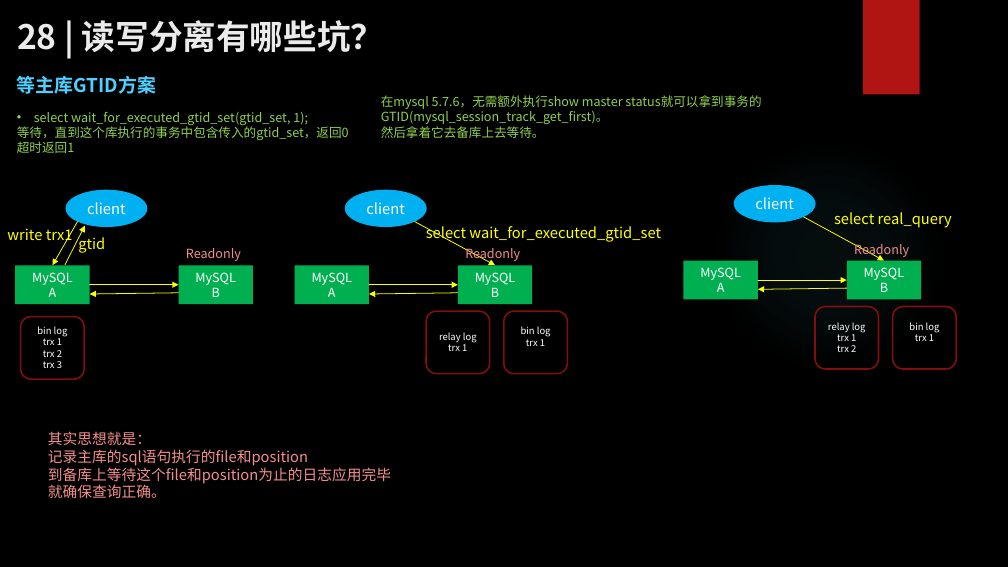
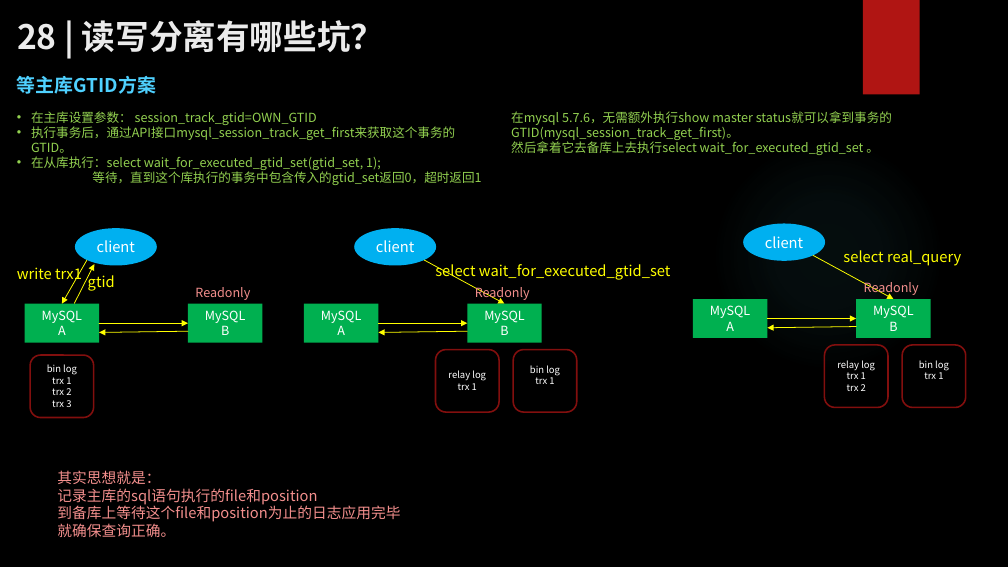
Before and after one commit to zhangkekf/reading-notes, a slide deck: slide 6 of MySQL整理/28读写分离有哪些坑？.pptx (slide 5 before the commit). Drawn at 1008x567 pixels with LibreOffice and Linux fonts; fonts in the diff are those of the drawing; background and template pictures are left out. Boxes give left, top, right and bottom in pixels: in the first picture for what was removed or moved away, otherwise in the second. Text is boxed around its words. In the diff, an @@ line names an element or a change of style, - is before the commit and + after.

```diff
--- a/MySQL整理/28读写分离有哪些坑？.pptx
+++ b/MySQL整理/28读写分离有哪些坑？.pptx
@@ text at <box>31,111,481,185</box>: text changed @@
-• select wait_for_executed_gtid_set(gtid_set, 1);
-等待，直到这个库执行的事务中包含传入的gtid_set，返回0
-超时返回1
+• 在主库设置参数： session_track_gtid=OWN_GTID
+• 执行事务后，通过API接口mysql_session_track_get_first来获取这个事务的GTID。
+• 在从库执行：select wait_for_executed_gtid_set(gtid_set, 1);
+等待，直到这个库执行的事务中包含传入的gtid_set返回0，超时返回1
@@ text "在mysql 5.7.6，无需额外执行show master status就可以拿到事务的GTID(mysql_sess ...": place and size @@
-text "在mysql 5.7.6，无需额外执行show master status就可以拿到事务的GTID(mysql_sess ..." at <box>381,95,623,138</box>
+text "在mysql 5.7.6，无需额外执行show master status就可以拿到事务的GTID(mysql_sess ..." at <box>511,111,879,155</box>
@@ text at <box>511,139,879,155</box>: text changed @@
-然后拿着它去备库上去等待。
+然后拿着它去备库上去执行select wait_for_executed_gtid_set 。
@@ 10 arrows, 8 texts, 6 rectangles, 3 rounded rectangles, 3 ellipses: place and size @@
-10 arrows, 8 texts, 6 rectangles, 3 rounded rectangles, 3 ellipses at <box>7,185,957,498</box>
+10 arrows, 8 texts, 6 rectangles, 3 rounded rectangles, 3 ellipses at <box>17,224,966,537</box>
@@ rounded rectangle "relay log": place and size @@
-rounded rectangle "relay log" at <box>426,312,490,374</box>
+rounded rectangle "relay log" at <box>436,349,499,412</box>
@@ rounded rectangle "bin log": place and size @@
-rounded rectangle "bin log" at <box>504,312,567,374</box>
+rounded rectangle "bin log" at <box>513,349,577,412</box>
```
Also in this commit, not shown: 1 other slide changed, 1 slide added, 7 other files.
